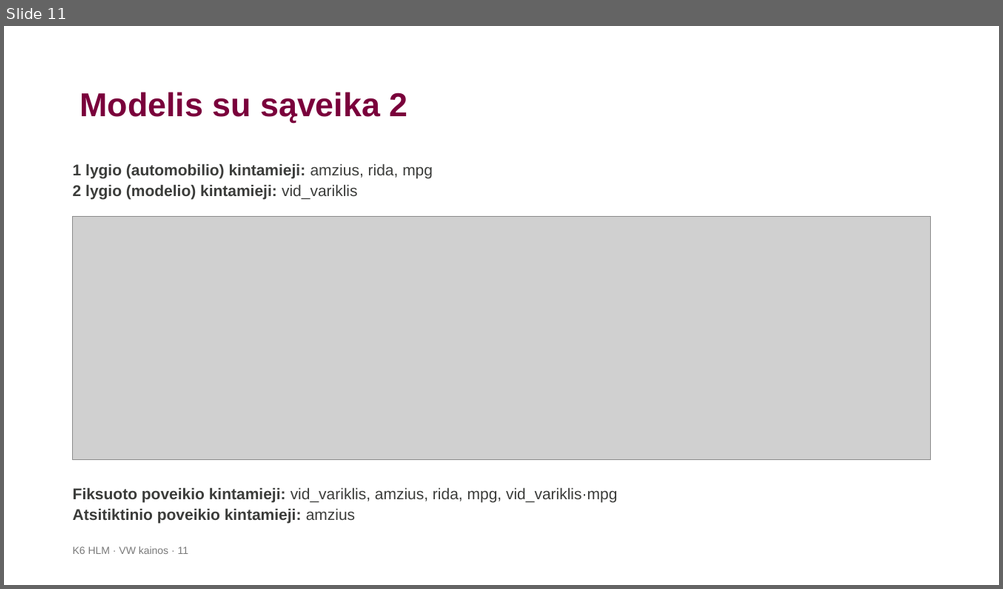
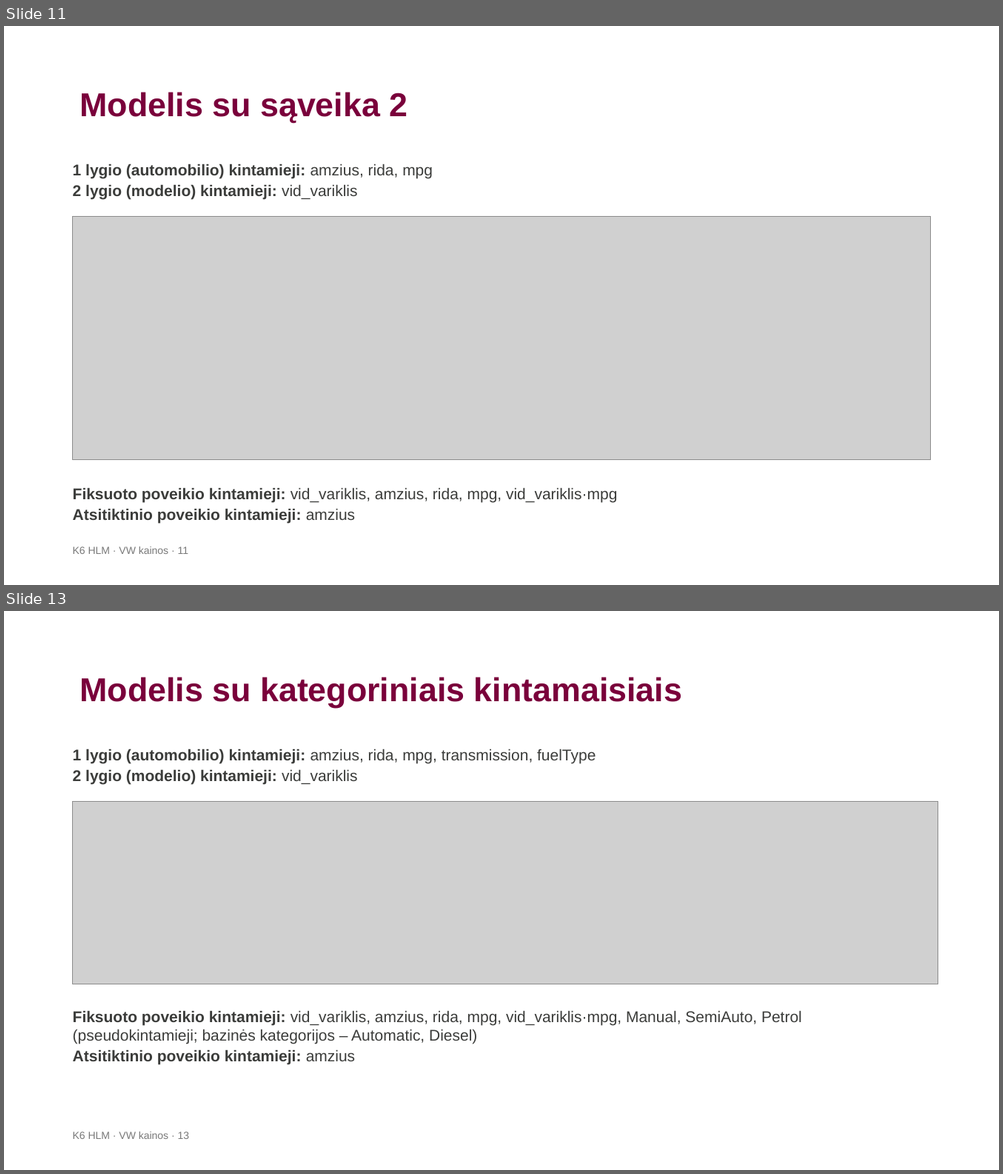
Before and after one commit to LidijaPu/K6, a slide deck: K6_HLM_VW_pristatymas-2.pptx. Shown one above the other, each under a label of ours: slide 11 before the commit, slides 11 and 13 after it; the slides between them are not shown. The pictures are 1003x589 and 1003x1174 pixels, drawn with LibreOffice and Linux fonts; fonts in the diff are those of the drawing; grey boxes stand for pictures; background and template pictures are left out. Boxes give left, top, right and bottom in pixels: in the first picture for what was removed or moved away, otherwise in the second. Text is boxed around its words. In the diff, an @@ line names an element or a change of style, - is before the commit and + after.

```diff
--- a/K6_HLM_VW_pristatymas-2.pptx
+++ b/K6_HLM_VW_pristatymas-2.pptx
@@ slide 13 added at [4, 611, 999, 1170], background #FFFFFF @@
@@ title added at [79, 677, 682, 708], 32 pt, text #7A003B, bold @@
+Modelis su kategoriniais kintamaisiais
@@ text added at [73, 749, 595, 784], 15 pt, text #3B3C3A, bold @@
+1 lygio (automobilio) kintamieji: amzius, rida, mpg, transmission, fuelType
+2 lygio (modelio) kintamieji: vid_variklis
@@ picture added at [73, 801, 938, 985] @@
@@ text added at [73, 1011, 802, 1065], 15 pt, text #3B3C3A @@
+Fiksuoto poveikio kintamieji: vid_variklis, amzius, rida, mpg, vid_variklis·mpg, Manual, SemiAuto, Petrol (pseudokintamieji; bazinės kategorijos – Automatic, Diesel)
+Atsitiktinio poveikio kintamieji: amzius
@@ text added at [73, 1132, 190, 1139], 10 pt, text #797979 @@
+K6 HLM · VW kainos · 13
```
Also in this commit, not shown: 8 slides changed, 1 other slide added, 4 other files.
